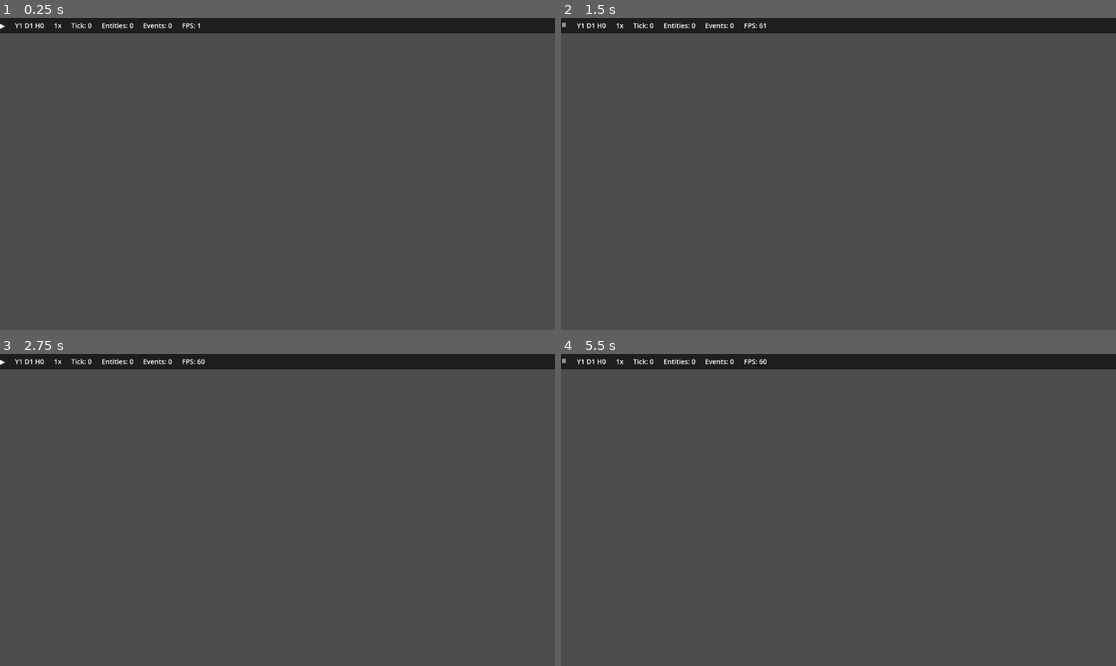
Above: before the commit, frames 1-4 (two rows, left to right).
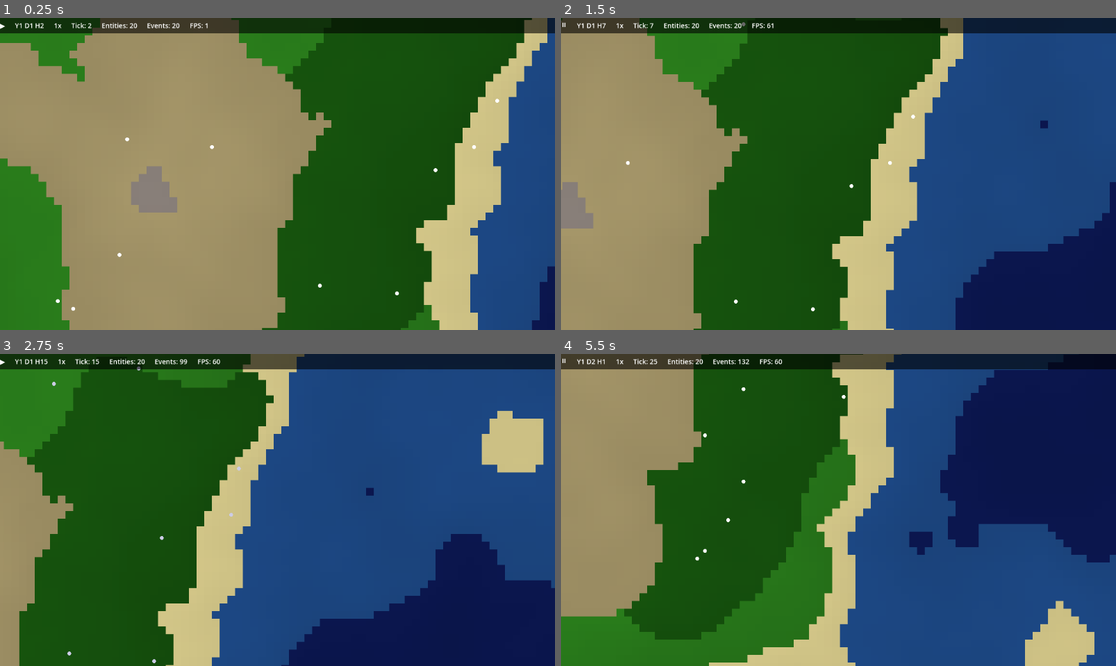
Above: after the commit, the same moments.

Repository: hyunlord/new-world
Game: Godot game, scene res://scenes/main/main.tscn
Same seed, same stepped clock (60 frames per second), same inputs: the game is played once before the commit and once after it.
Inputs (mouse positions are in pixels of both pictures, inside the frame that each line leads up to):
- Up to frame 1 (0.25 s): no input
- Up to frame 2 (1.5 s): tap Enter at 0.5 s; move the mouse to (960, 158) at 0.52 s; hold D 0.53-1.25 s; click (960, 158) at 0.67 s; tap Space at 0.77 s; drag from (727, 189) to (810, 236) at 1.27 s
- Up to frame 3 (2.75 s): tap Space at 2 s; move the mouse to (333, 441) at 2.02 s; hold D from 2.03 s (still down)
- Up to frame 4 (5.5 s): release D at 2.75 s; drag from (810, 572) to (672, 463) at 2.77 s; move the mouse to (1005, 556) at 3.52 s; hold A 3.53-4.25 s; tap Space at 3.77 s; drag from (672, 463) to (755, 432) at 4.27 s; tap Enter at 5 s; move the mouse to (866, 510) at 5.02 s; hold S from 5.03 s (still down); click (866, 510) at 5.17 s

The runs differ from the first frame. In frame 1, 98% of the frame differs, in the area x 0-100%, y 0-100%; in frame 2, 98%; in frame 3, 96%; in frame 4, 98%.
Error before the commit: Parse Error: The member "Resource" shadows a native class. (res://scripts/core/game_config.gd:89)

Commit message:
fix: rename Resource enum to ResourceType to avoid native class shadow
Co-Authored-By: Claude Opus 4.6 <noreply@anthropic.com>

Diff:
--- a/scripts/core/game_config.gd
+++ b/scripts/core/game_config.gd
@@ -86,7 +86,7 @@
 ## ══════════════════════════════════════
 
 ## Resource types
-enum Resource { FOOD, WOOD, STONE }
+enum ResourceType { FOOD, WOOD, STONE }
 
 ## Biome-resource mapping: biome -> {food_min, food_max, wood_min, wood_max, stone_min, stone_max}
 const BIOME_RESOURCES: Dictionary = {
--- a/scripts/core/resource_map.gd
+++ b/scripts/core/resource_map.gd
@@ -85,22 +85,22 @@
 ## Generic accessors by resource type enum
 func get_resource(x: int, y: int, resource_type: int) -> float:
 	match resource_type:
-		GameConfig.Resource.FOOD:
+		GameConfig.ResourceType.FOOD:
 			return get_food(x, y)
-		GameConfig.Resource.WOOD:
+		GameConfig.ResourceType.WOOD:
 			return get_wood(x, y)
-		GameConfig.Resource.STONE:
+		GameConfig.ResourceType.STONE:
 			return get_stone(x, y)
 	return 0.0
 
 
 func set_resource(x: int, y: int, resource_type: int, val: float) -> void:
 	match resource_type:
-		GameConfig.Resource.FOOD:
+		GameConfig.ResourceType.FOOD:
 			set_food(x, y, val)
-		GameConfig.Resource.WOOD:
+		GameConfig.ResourceType.WOOD:
 			set_wood(x, y, val)
-		GameConfig.Resource.STONE:
+		GameConfig.ResourceType.STONE:
 			set_stone(x, y, val)
 
 
@@ -121,11 +121,11 @@
 	if res_def.is_empty():
 		return 0.0
 	match resource_type:
-		GameConfig.Resource.FOOD:
+		GameConfig.ResourceType.FOOD:
 			return res_def.get("food_max", 0.0)
-		GameConfig.Resource.WOOD:
+		GameConfig.ResourceType.WOOD:
 			return res_def.get("wood_max", 0.0)
-		GameConfig.Resource.STONE:
+		GameConfig.ResourceType.STONE:
 			return res_def.get("stone_max", 0.0)
 	return 0.0
 
